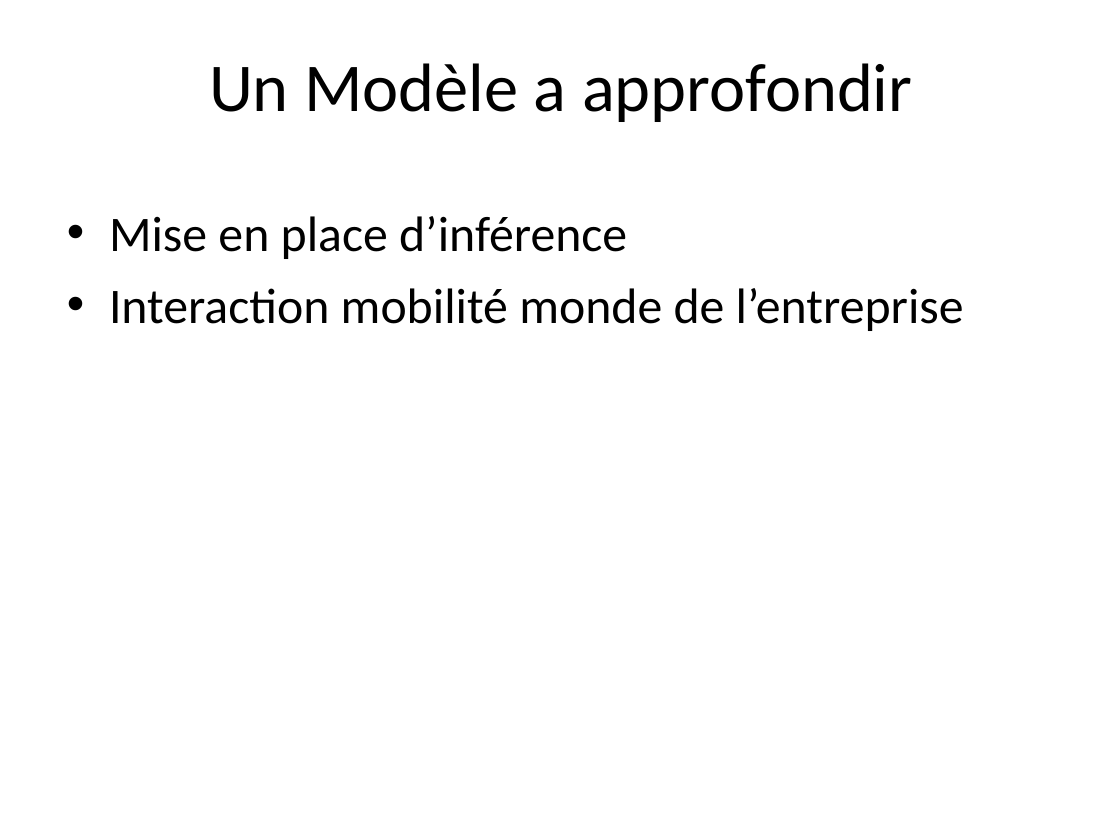
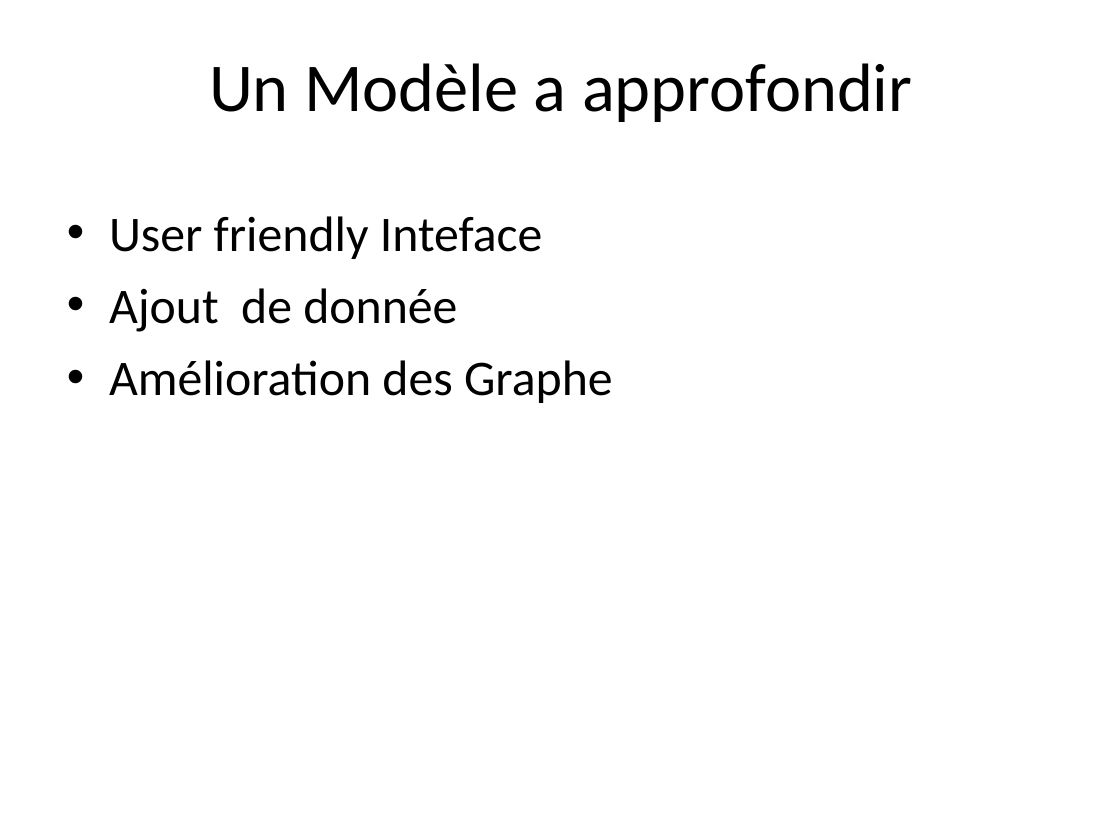
Before and after one commit to gestinronan/Projet-BMA, a slide deck: slide 10 of Documents/ppt-final.ppt (slide 9 before the commit). Drawn at 1120x840 pixels with LibreOffice and Linux fonts; fonts in the diff are those of the drawing; background and template pictures are left out. Boxes give left, top, right and bottom in pixels: in the first picture for what was removed or moved away, otherwise in the second. Text is boxed around its words. In the diff, an @@ line names an element or a change of style, - is before the commit and + after.

```diff
--- a/Documents/ppt-final.ppt
+++ b/Documents/ppt-final.ppt
@@ text at [109,216,613,403]: text changed @@
-• Mise en place d’inférence
-• Interaction mobilité monde de l’entreprise
+• User friendly Inteface
+• Ajout de donnée
+• Amélioration des Graphe
```
Also in this commit, not shown: 1 other slide changed, 1 slide added, 1 other file.
